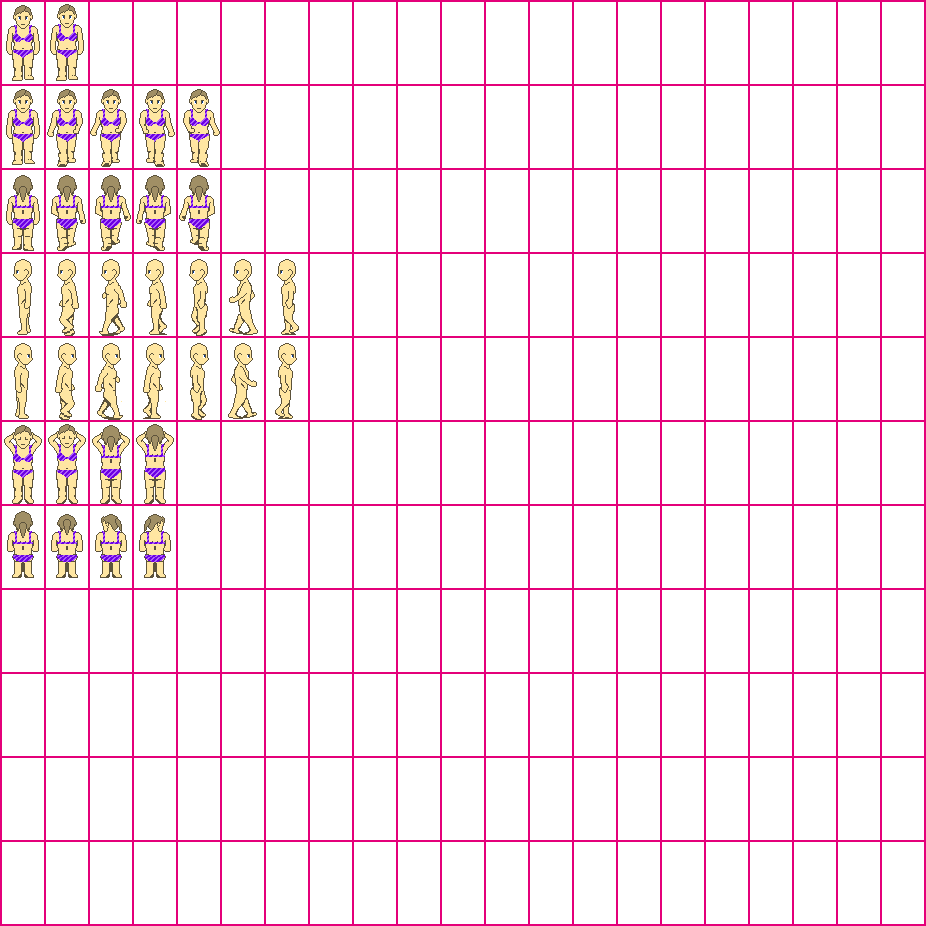
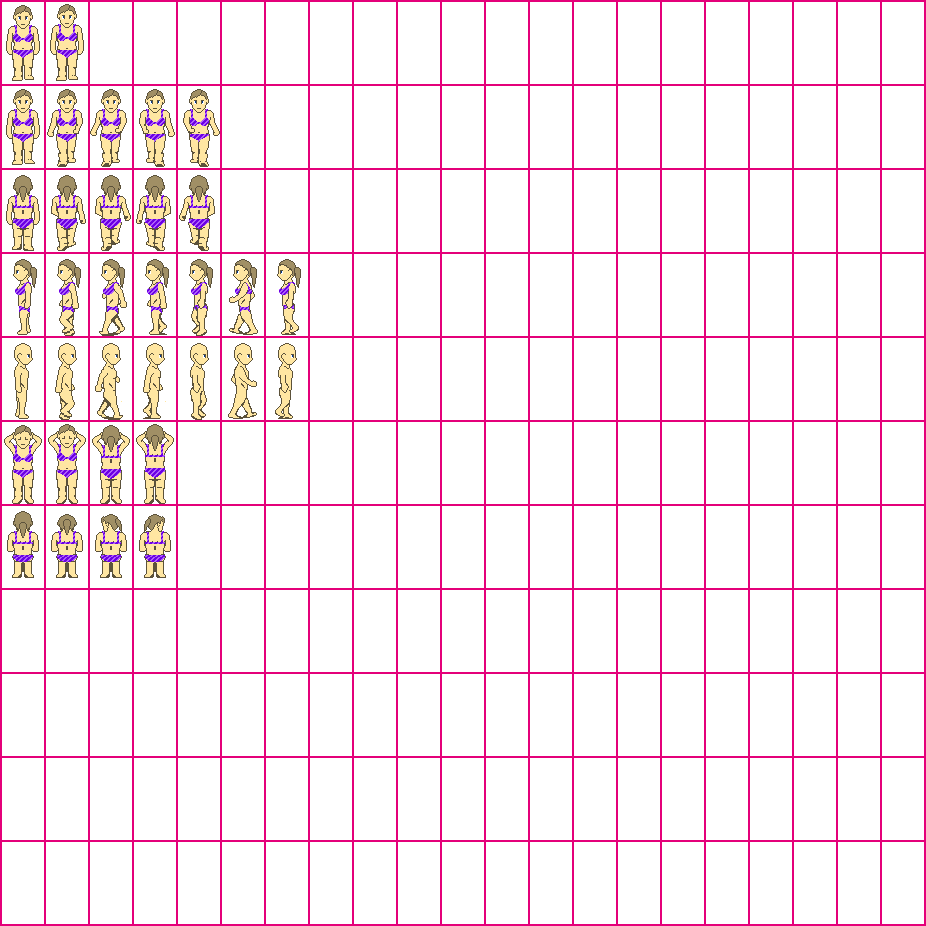
Before/after of a 926 × 926 layered artwork. What changed in the layer stack:
added layer "Walk west 7 - Bikini" in group "Walk west" over <box>279,260,301,309</box>
added layer "Walk west 6 - Bikini" in group "Walk west" over <box>235,260,257,312</box>
painted on "Walk west 6" over <box>246,290,249,310</box>
added layer "Walk west 5 - Bikini" in group "Walk west" over <box>191,260,213,310</box>
added layer "Walk west 4 - Bikini" in group "Walk west" over <box>147,260,169,313</box>
added layer "Walk west 3 - Bikini" in group "Walk west" over <box>103,260,125,313</box>
added layer "Walk west 2 - Bikini" in group "Walk west" over <box>24,260,81,312</box>
added layer "Walk west 1 - Bikini" in group "Walk west" over <box>15,260,37,312</box>
